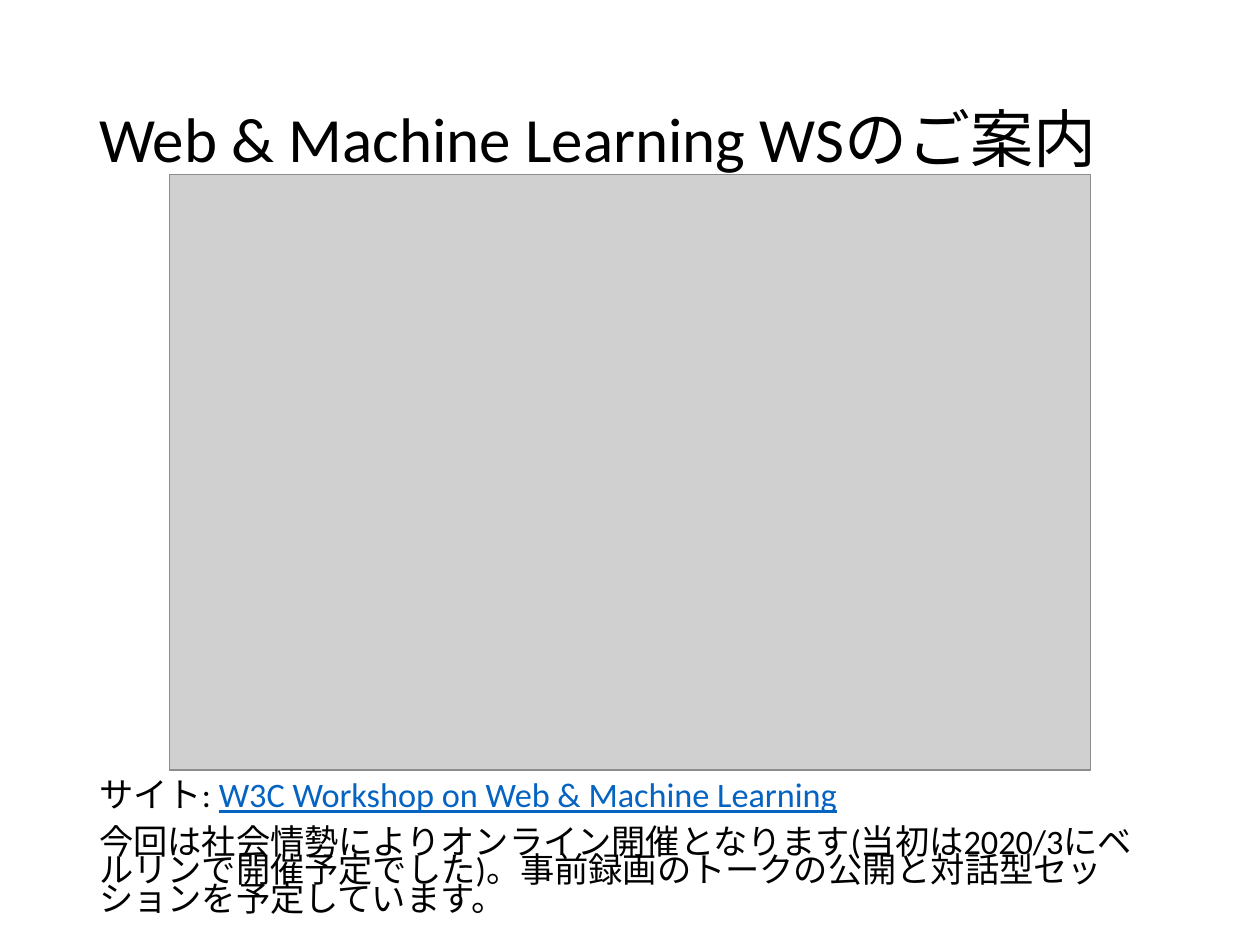
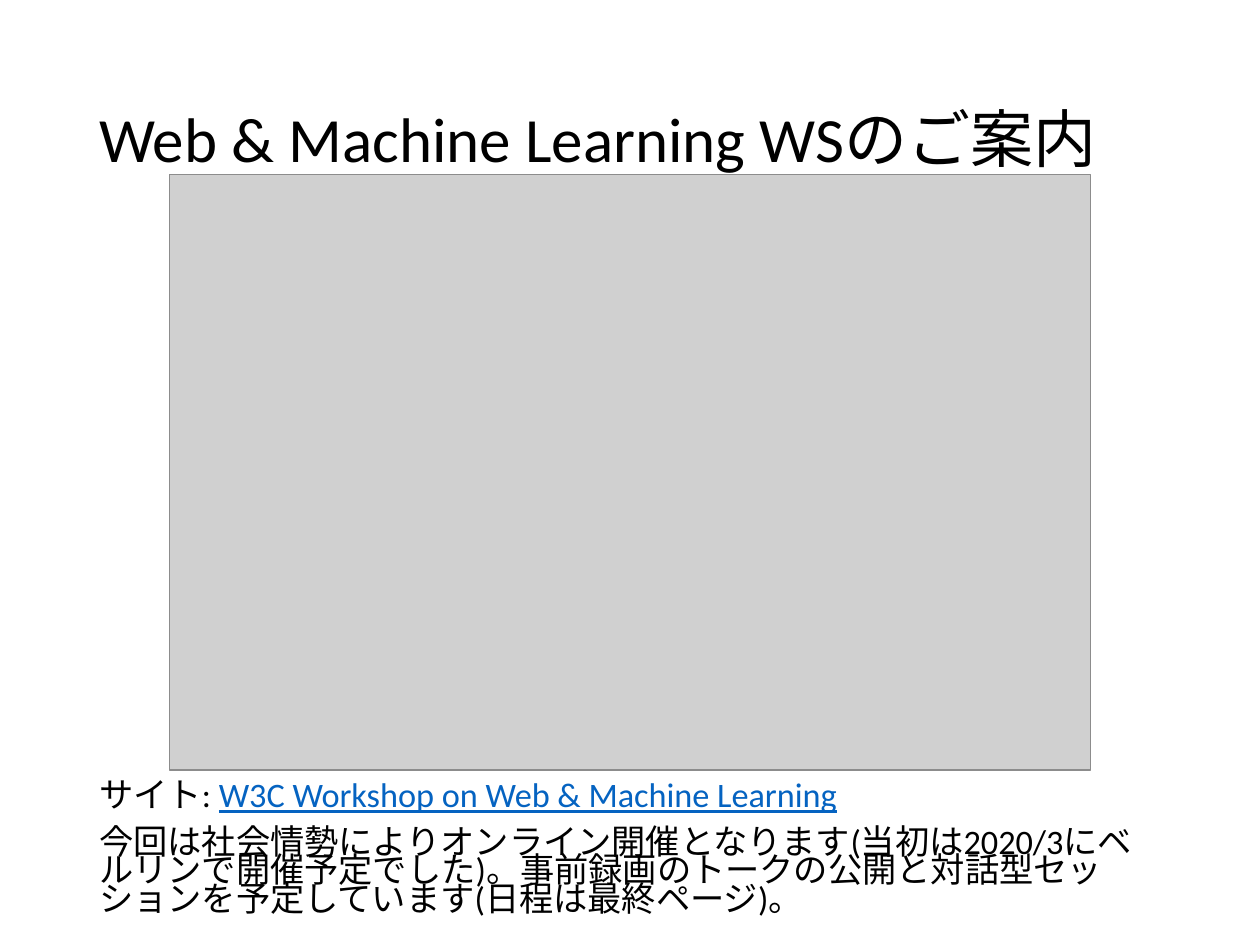
Before and after one commit to himorin/w3c-memo, a slide deck: slide 5 of files/202006-mlws.pptx. Drawn at 1260x945 pixels with LibreOffice and Linux fonts; fonts in the diff are those of the drawing; grey boxes stand for pictures; background and template pictures are left out. Boxes give left, top, right and bottom in pixels: in the first picture for what was removed or moved away, otherwise in the second. Text is boxed around its words. In the diff, an @@ line names an element or a change of style, - is before the commit and + after.

```diff
--- a/files/202006-mlws.pptx
+++ b/files/202006-mlws.pptx
@@ text at [99,825,1132,916]: text changed @@
-今回は社会情勢によりオンライン開催となります(当初は2020/3にベルリンで開催予定でした)。事前録画のトークの公開と対話型セッションを予定しています。
+今回は社会情勢によりオンライン開催となります(当初は2020/3にベルリンで開催予定でした)。事前録画のトークの公開と対話型セッションを予定しています(日程は最終ページ)。
```
Also in this commit, not shown: 1 other slide changed, 1 slide added, 1 other file.
